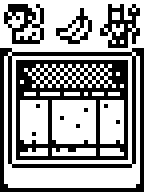
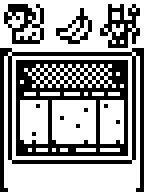
Layered file, before and after one edit (w=144, h=192). Changes by layer:
painted on "Layer 5" over [4, 152, 140, 192]
